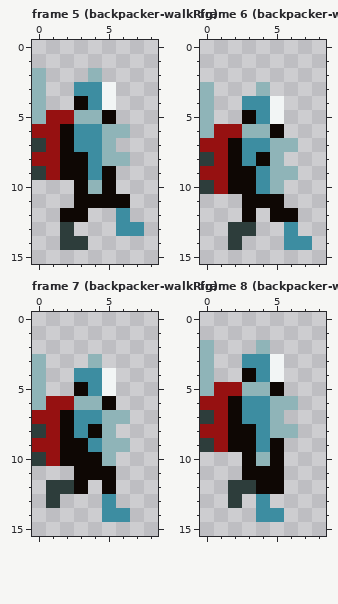
Two versions of one pixel-art file, assets/atlas/backpacker.aseprite. Above, as it was before the edit.
9x16 pixels, 41 frames. Shown: frame 5 (backpacker-walkRig), frame 6 (backpacker-walkRig), frame 7 (backpacker-walkRig), frame 8 (backpacker-walkRig). The commit also changed other frames, which this record leaves out.
After the commit:
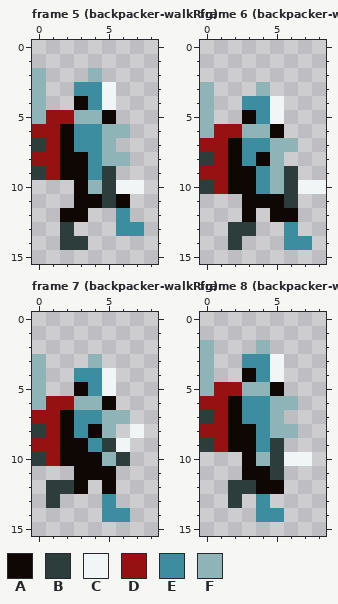
Palette (. is transparent): A #0e0704  B #2d3d3b  C #f2f5f5  D #961111  E #3d8da1  F #8fb4b8
Message: [Backpacker] add mighty sword
From old to new:
layer "Layer 2" added
--- frame 5 (backpacker-walkRig), layer "Layer 2"
@@ x 3..8 @@
  8 AEFF..
- 9 AEA...
-10 AFA...
-11 AAAA..
+ 9 AEB...
+10 AFBCC.
+11 AABA..
 12 A..E..
--- frame 6 (backpacker-walkRig), layer "Layer 2"
@@ x 4..8 @@
  8 AF...
- 9 EFF..
-10 EF...
-11 AA...
+ 9 EFB..
+10 EFBCC
+11 AAB..
 12 .AA..
--- frame 7 (backpacker-walkRig), layer "Layer 2"
@@ x 3..8 @@
  7 EEFF..
- 8 EAF...
- 9 AEFF..
-10 AAF...
+ 8 EAF.C.
+ 9 AEBC..
+10 AAFB..
 11 AAA...
--- frame 8 (backpacker-walkRig), layer "Layer 2"
@@ x 3..8 @@
  8 AEFF..
- 9 AEA...
-10 AFA...
-11 AAA...
+ 9 AEB...
+10 AFBCC.
+11 AAB...
 12 BAA...
